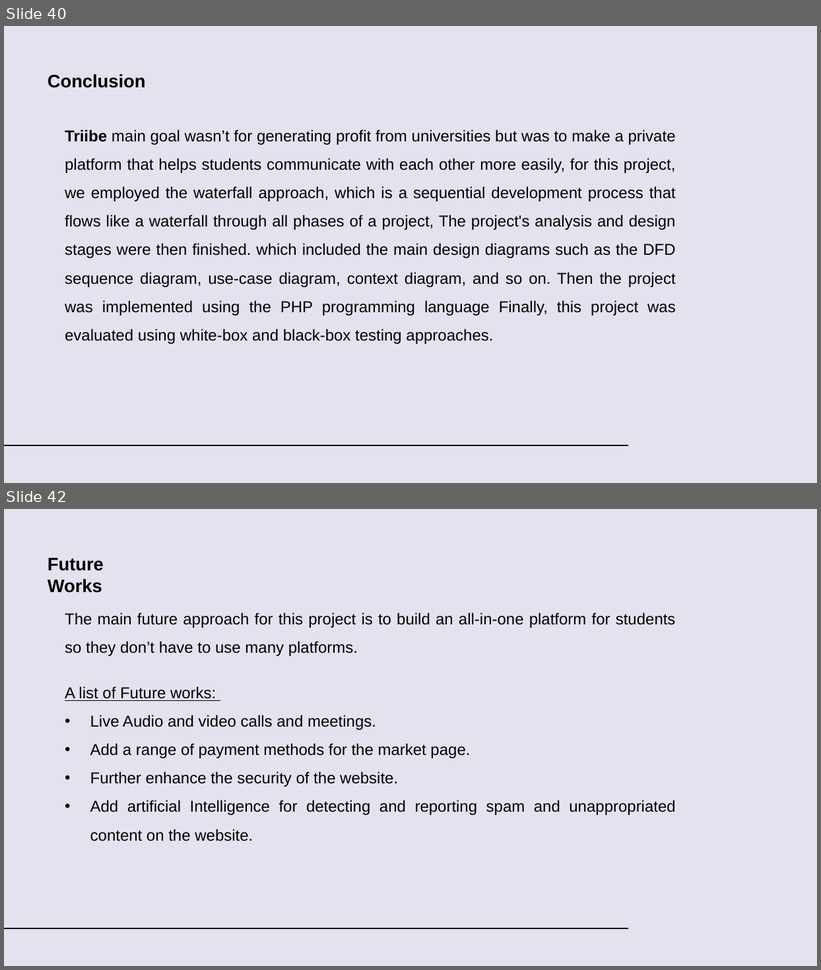
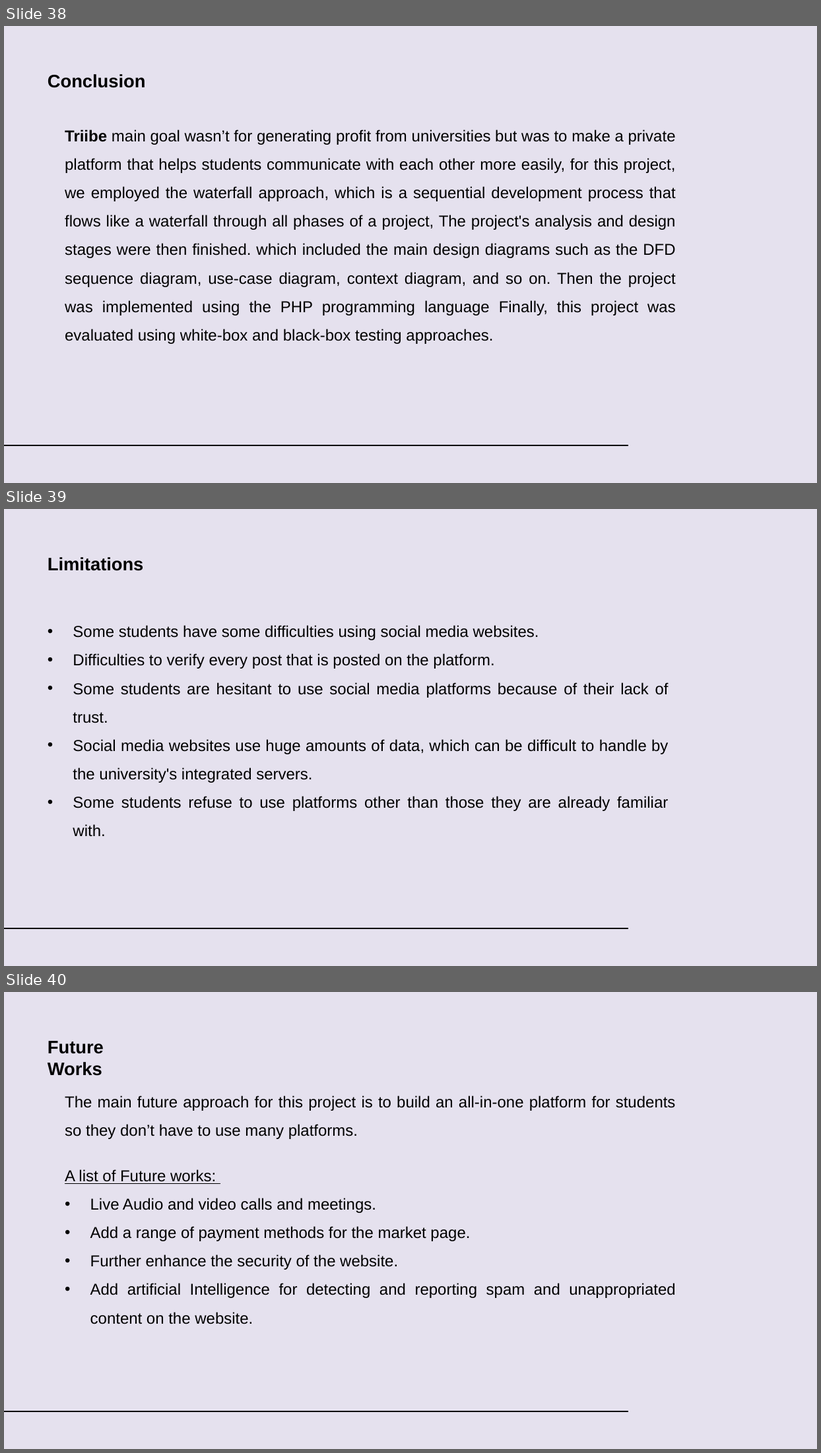
Before and after one commit to RadwanSusan/Triibe, a slide deck: Doc/Doc Files/Triibe.pptx. Shown one above the other, each under a label of ours: slides 40 and 42 before the commit, slides 38, 39 and 40 after it; the slides between them are not shown. The pictures are 821x970 and 821x1453 pixels, drawn with LibreOffice and Linux fonts; fonts in the diff are those of the drawing. Boxes give left, top, right and bottom in pixels: in the first picture for what was removed or moved away, otherwise in the second. Text is boxed around its words. In the diff, an @@ line names an element or a change of style, - is before the commit and + after.

```diff
--- a/Doc/Doc Files/Triibe.pptx
+++ b/Doc/Doc Files/Triibe.pptx
@@ slide 39 added at (4,509,817,966), background #E5E1EE; not listed: 1 template element that a slide beside it also shows @@
@@ text added at (48,557,143,571), 16 pt, text #000000, bold @@
+Limitations
@@ text added at (73,625,669,836), 14 pt, text #000000 @@
+• Some students have some difficulties using social media websites.
+• Difficulties to verify every post that is posted on the platform.
+• Some students are hesitant to use social media platforms because of their lack of trust.
+• Social media websites use huge amounts of data, which can be difficult to handle by the university's integrated servers.
+• Some students refuse to use platforms other than those they are already familiar with.
@@ what was slide 40 is now slide 38 @@
@@ what was slide 42 is now slide 40 @@
```
Also in this commit, not shown: 1 slide changed, 1 slide removed, 3 other files.
